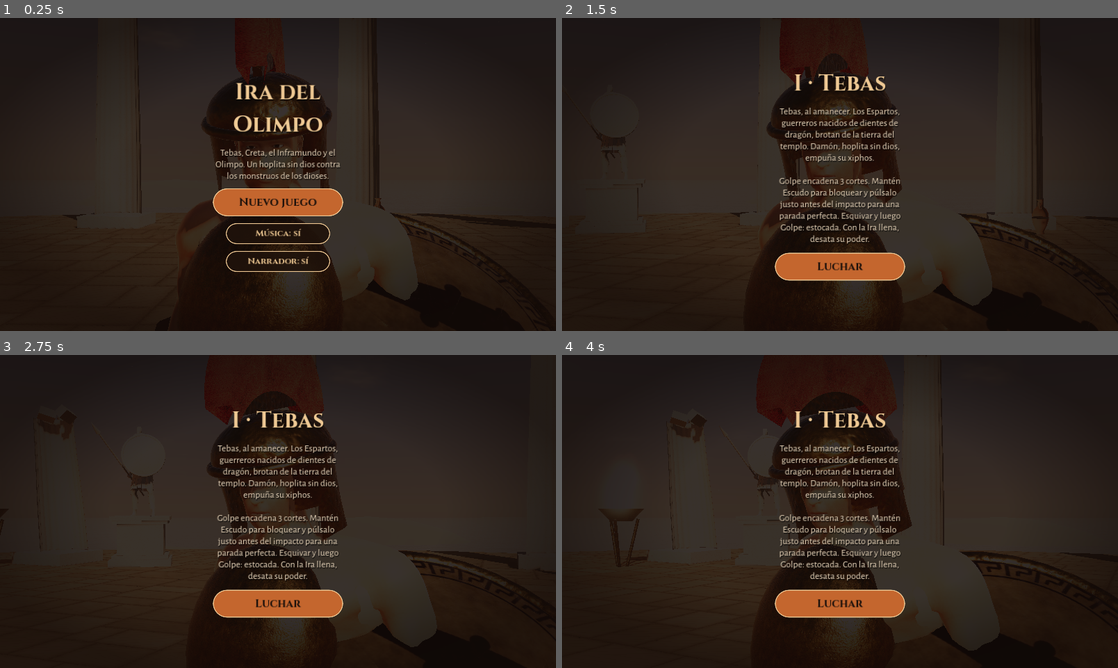
Above: before the commit, frames 1-4 (two rows, left to right).
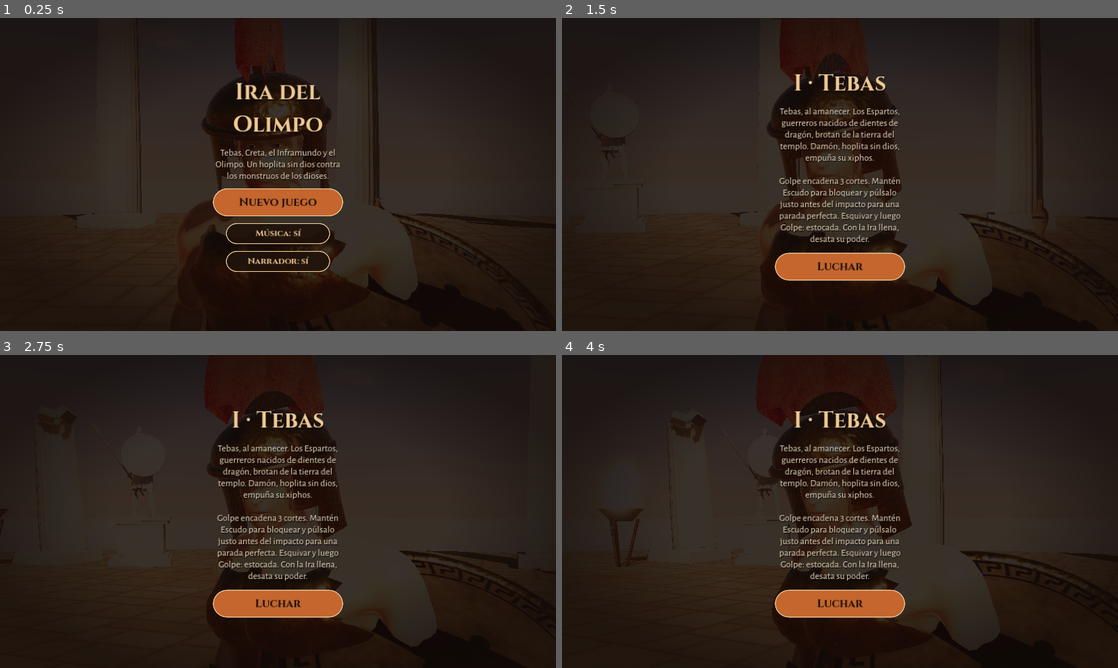
Above: after the commit, the same moments.

Repository: hossa2016/ira-del-olimpo
Game: Godot game, scene res://scenes/main.tscn
Same seed, same stepped clock (60 frames per second), same inputs: the game is played once before the commit and once after it.
Inputs (mouse positions are in pixels of both pictures, inside the frame that each line leads up to):
- Up to frame 1 (0.25 s): no input
- Up to frame 2 (1.5 s): click "Nuevo juego" at 0.5 s; tap Enter at 1.25 s; move the mouse to (962, 158) at 1.27 s; hold Right (ui_right) from 1.28 s (still down); hold L from 1.28 s (still down); click (962, 158) at 1.42 s
- Up to frame 3 (2.75 s): release Right (ui_right) at 2 s; release L at 2 s; drag from (166, 527) to (250, 574) at 2.02 s
- Up to frame 4 (4 s): move the mouse to (895, 442) at 2.77 s; hold Right (ui_right) 2.78-3.5 s; tap J at 2.85 s; drag from (812, 574) to (673, 464) at 3.52 s

The runs differ from the first frame. In frame 1, 1.3% of the frame differs, in the area x 35-83%, y 10-99%; in frame 2, 1.6%, in the area x 35-86%, y 13-99%; in frame 3, 1.5%; in frame 4, 1.4%.

Commit message:
Damón: pies en el suelo al correr, coraza musculada moldeada al cuerpo, ojos del jefe
- Corregida la altura de cadera de los ciclos CMU (flotaba al trotar/correr)
- Coraza, grebas y brazales generados sobre el propio cuerpo y animados con él
- Ojos brillantes de enemigos en los globos oculares, no discos sobre la cara

Co-Authored-By: Claude Opus 5.5 <noreply@anthropic.com>
Claude-Session: https://claude.ai/code/session_01D8asjkC6MW54ijaLFAcJcs

Diff:
--- a/godot/scripts/body.gd
+++ b/godot/scripts/body.gd
@@ -68,12 +68,16 @@
 		"labrys":
 			_labrys()
 	if o.get("eyes", "") != "":
-		var hd := _att("Head")
 		var em: String = o.get("eyes")
-		var ez := 0.135 if o.get("bull", false) else 0.1
-		var ex := 0.075 if o.get("bull", false) else 0.033
-		for s in [-1, 1]:
-			_mesh(hd, _sph(0.017), Mats.get_m("glow_" + em), Vector3(s * ex, 0.085, ez))
+		if o.get("bull", false):
+			var hd := _att("Head")
+			for s in [-1, 1]:
+				_mesh(hd, _sph(0.017), Mats.get_m("glow_" + em), Vector3(s * 0.075, 0.085, 0.135))
+		else:
+			# los propios globos oculares brillan (antes eran discos pegados a la cara)
+			for c in skel.get_children():
+				if c is MeshInstance3D and String(c.name).begins_with("Eyes"):
+					c.material_override = Mats.get_m("glow_" + em)
 	if o.get("beard", false):
 		call_deferred("_beard")
 	if mh:
@@ -126,9 +130,19 @@
 	m.backlight_enabled = true
 	m.backlight = Color(0.25, 0.08, 0.04)
 	skin_mat = m
+	var arm_on: bool = o.get("armor", false)
 	for c in skel.find_children("*", "MeshInstance3D", true, false):
-		c.material_override = m
 		c.cast_shadow = GeometryInstance3D.SHADOW_CASTING_SETTING_ON
+		match String(c.name):
+			"Cuirass", "Greaves":
+				# coraza y grebas moldeadas sobre el propio cuerpo
+				c.material_override = Mats.get_m(o.get("metal", "bronze"))
+				c.visible = arm_on
+			"Bracers":
+				c.material_override = Mats.get_m("leather")
+				c.visible = arm_on
+			_:
+				c.material_override = m
 	ap = model.find_child("AnimationPlayer", true, false)
 	# mismos nombres que la biblioteca antigua: los bucles llevan "_Loop"
 	var lib := AnimationLibrary.new()
@@ -311,10 +325,11 @@
 	var ch := _att("spine_03")
 	# medidas tomadas del esqueleto: spine_03 a 1,31 m, cuello a 1,52 m, cintura ~1,0 m
 	# una sola pieza (pecho y vientre) con cinturón; antes eran dos esferas
-	_mesh(ch, _sph(1.0), metal, Vector3(0, -0.035, 0.018), Vector3(-0.04, 0, 0), Vector3(0.205, 0.255, 0.152))
-	_mesh(ch, TorusMeshHelper.make(0.175, 0.014), metal, Vector3(0, -0.25, 0.01), Vector3(0.08, 0, 0), Vector3(1.0, 1.0, 0.8))
+	if not mh:
+		_mesh(ch, _sph(1.0), metal, Vector3(0, -0.035, 0.018), Vector3(-0.04, 0, 0), Vector3(0.205, 0.255, 0.152))
+		_mesh(ch, TorusMeshHelper.make(0.175, 0.014), metal, Vector3(0, -0.25, 0.01), Vector3(0.08, 0, 0), Vector3(1.0, 1.0, 0.8))
 	var lin := Mats.get_m("linen")
-	for s in [-1, 1]:
+	for s in ([] if mh else [-1, 1]):
 		var sh := _att("upperarm_l" if s < 0 else "upperarm_r")
 		_mesh(sh, _sph(0.095, true), lin, Vector3(0, 0.03, 0), Vector3(0, 0, 0), Vector3(1.1, 0.9, 1.15))
 
@@ -329,6 +344,8 @@
 		var st := _mesh(sk, _box(0.075, 0.3, 0.014), Mats.get_m("cloth" if k % 2 else "leather"), Vector3(sin(a) * 0.2, -0.17, cos(a) * 0.165 + 0.01))
 		st.rotation_order = EULER_ORDER_YXZ
 		st.rotation = Vector3(-0.16, a, 0)
+	if mh:
+		return
 	for n in ["calf_l", "calf_r"]:
 		_mesh(_att(n), _cyl(0.062, 0.05, 0.3, 16), metal, Vector3(0, 0.2, 0.015))
 	for n in ["lowerarm_l", "lowerarm_r"]:
Binary file changed: godot/assets/models/damon_mh.glb
Not shown, changed: godot/export_presets.cfg
